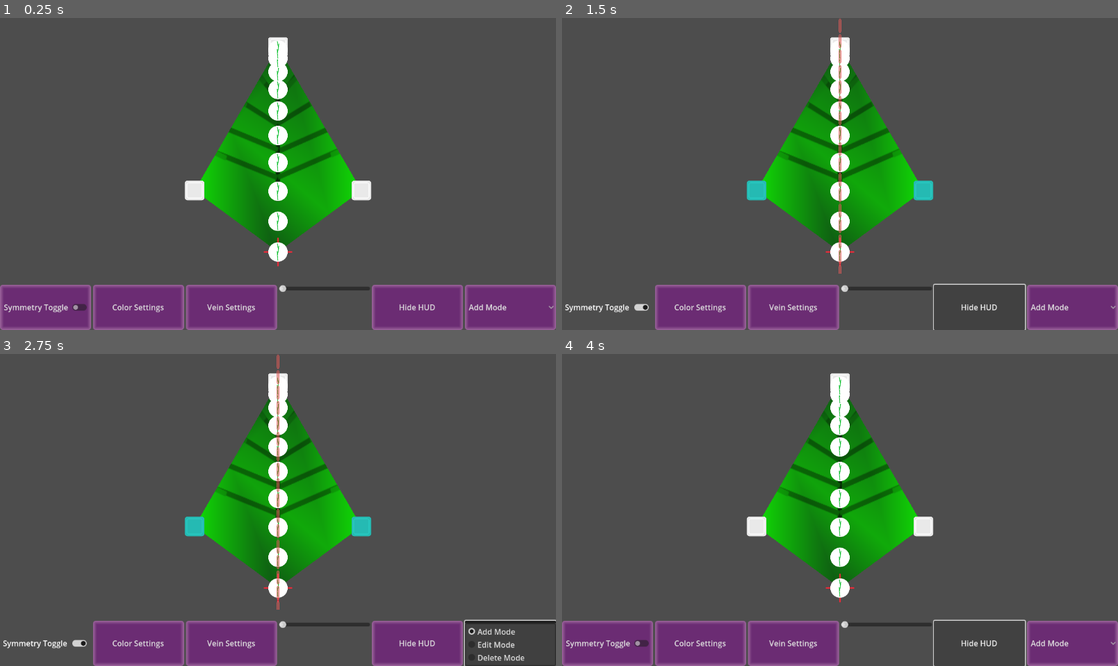
Above: before the commit, frames 1-4 (two rows, left to right).
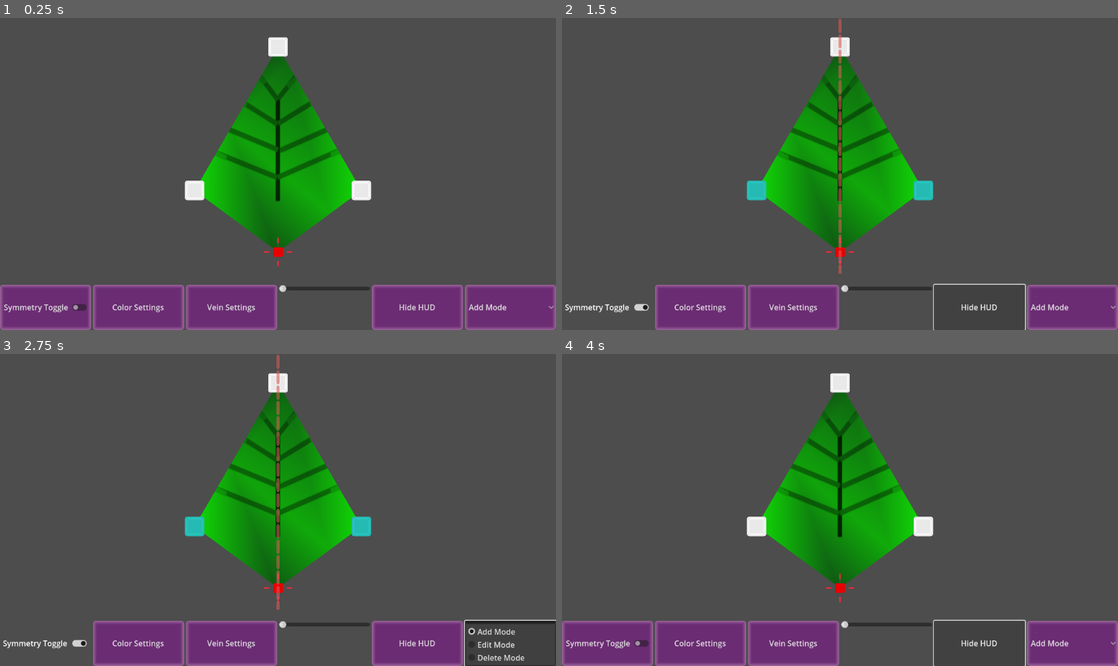
Above: after the commit, the same moments.

Repository: LettucePie/persephone
Game: Godot game, scene res://design/leafmaker.tscn
The game is run twice, just before and just after one commit, with the same random seed, the same clock (stepped at 60 frames per second) and the same inputs.
Inputs:
- Up to frame 1 (0.25 s): no input
- Up to frame 2 (1.5 s): click "Symmetry Toggle" at 0.5 s; click "Hide HUD" at 1.25 s
- Up to frame 3 (2.75 s): click "Add Mode" at 2 s
- Up to frame 4 (4 s): click "Symmetry Toggle" at 2.75 s; click "Hide HUD" at 3.5 s

The runs differ from the first frame. In frame 1, 1.5% of the frame differs, in the area x 48-52%, y 7-79%; in frame 2, 1.5%; in frame 3, 1.5%; in frame 4, 1.5%.

Commit message:
Trying to use Central Points

Diff:
--- a/design/leaf_area.gd
+++ b/design/leaf_area.gd
@@ -72,3 +72,17 @@
 		print("Sort_custom")
 	else:
 		return PackedVector2Array()
+
+
+func get_closest_central_point(pos : Vector2):
+	print("Searching for closest Central Point to pos: ", pos)
+	if central_points.size() > 0:
+		var closest_point : Vector2 = central_points[0]["point"]
+		var compare_distance = get_window().get_size().length() * 2.0
+		for cen_point in central_points:
+			var dist = cen_point["point"].distance_to(pos)
+			if dist < compare_distance:
+				compare_distance = dist
+				closest_point = cen_point["point"]
+		print("Returning Central Point: ", closest_point)
+		return closest_point
--- a/design/leafmaker.tscn
+++ b/design/leafmaker.tscn
@@ -25,6 +25,7 @@
 leaf_gradient_default = SubResource("1")
 leaf_texture_default = ExtResource("9")
 vein_texture = ExtResource("5_rh8kf")
+grid_density = 14
 
 [node name="Polygon2D" type="Polygon2D" parent="canvas"]
 visible = false
--- a/design/leafmaker_canvas.gd
+++ b/design/leafmaker_canvas.gd
@@ -620,14 +620,8 @@
 
 func map_leaf_veins_v2():
 	vein_paths.clear()
-	print("Find Highest Point from Origin")
 	var baked_points = leaf_curve.get_baked_points()
 	var origin_pos : Vector2 = leaf_origin.position
-	var high_center = origin_pos
-	for bp in baked_points:
-		if bp.x > origin_pos.x - 3 and bp.x < origin_pos.x + 3:
-			if bp.y < high_center.y:
-				high_center = bp
 	print("Find Farthest Point from Origin")
 	var farthest_point = leaf_points[0]
 	var farthest_dist = 0.0
@@ -636,37 +630,25 @@
 		if dist_to_point > farthest_dist:
 			farthest_point = lp
 			farthest_dist = dist_to_point
-#	print("Find Midpoints for origin to Highest, and Highest to Farthest")
-	print("Instead maybe use Central Points that have a lot of grid neighbors to detect a central mass")
-	print("Then use those coordinates to make a curve to the furthest from origin...")
-	print("Central Points (from the leaf_area.gd) could also function as starting points for more veins...")
-	var midpoint_origin = origin_pos.lerp(high_center, 0.5)
-	var midpoint_farthest = farthest_point.visual_node.position.lerp(high_center, 0.5)
-	print("Interpolate Points")
+	print("Build list of Central Points")
+	## Crawl along straight light from Origin to Furthest
+	## Find closest Central Point and add to list
+	var point_steps : Array = []
+	for i in 8:
+		var percent = float(i) / 8.0
+		var percent_pos = origin_pos.lerp(farthest_point.visual_node.position, percent)
+		var closest_cen_point = $Area2D.get_closest_central_point(percent_pos)
+		if !point_steps.has(closest_cen_point):
+			point_steps.append(closest_cen_point)
+	if point_steps.size() > 0:
+		print("Point Steps!")
+		print(point_steps.size())
+#	print("Instead maybe use Central Points that have a lot of grid neighbors to detect a central mass")
+#	print("Then use those coordinates to make a curve to the furthest from origin...")
+#	print("Central Points (from the leaf_area.gd) could also function as starting points for more veins...")
+#	print("Interpolate Points")
 	var main_path : PackedVector2Array = []
-	var min_vec = farthest_point.visual_node.position
-	var max_vec = origin_pos
-	if min_vec > origin_pos:
-		max_vec = min_vec
-		min_vec = origin_pos
-	var valid_points = $Area2D.bundle_relevant_points(min_vec, max_vec)
-	for i in 10:
-		var interpos = origin_pos.bezier_interpolate(
-			midpoint_origin,
-			midpoint_farthest,
-			farthest_point.visual_node.position,
-			float(i) / 10.0)
-		var smallest_dist = 10000000
-		var safest_point = interpos
-		for vp in valid_points:
-			var dist = interpos.distance_squared_to(vp)
-			if dist < smallest_dist:
-				smallest_dist = dist
-				safest_point = vp
-		main_path.append(safest_point)
-		print("Try making this a test instead of a search")
-		print("Initial curve looks good, make sure it's close enough to a valid point or set of points")
-	vein_paths.append(main_path)
+#	vein_paths.append(main_path)
 
 
 func update_leaf_visual(hd : bool):
